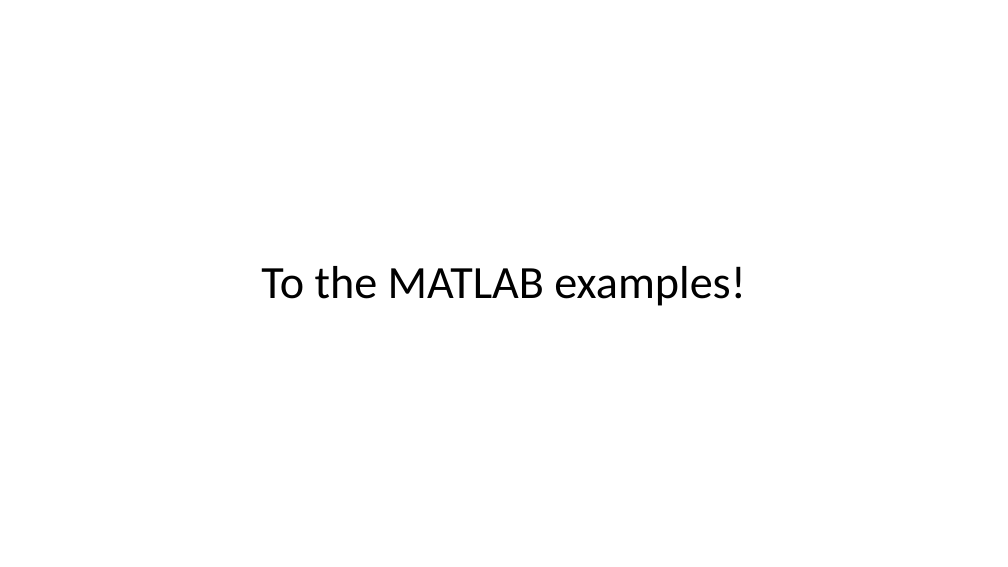
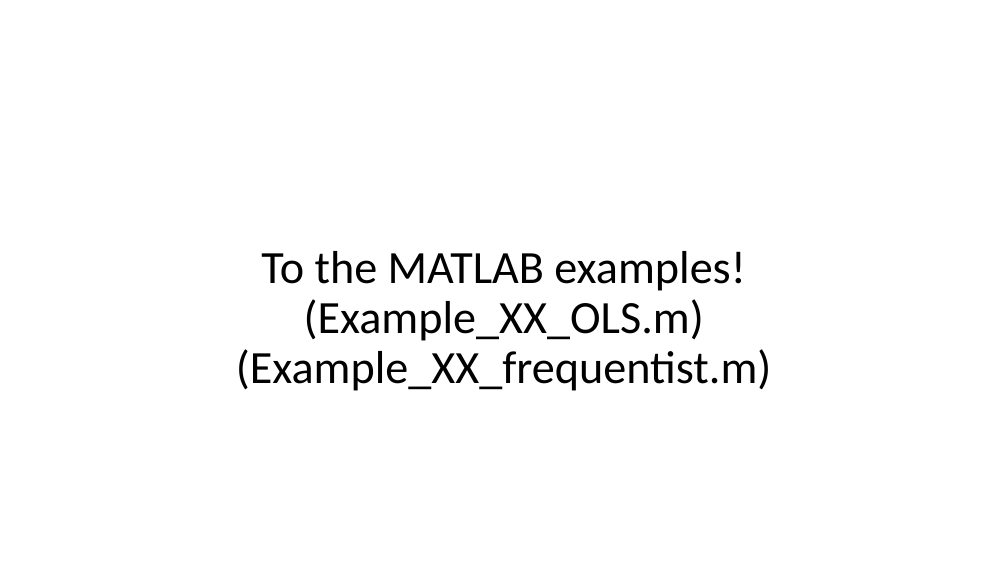
Before and after one commit to mjcolebank/UCI_CIRC_Code, a slide deck: slide 26 of InverseProblems_MATLAB_8_16_23/Slides_InverseProblems.pptx (slide 25 before the commit). Drawn at 1008x567 pixels with LibreOffice and Linux fonts; fonts in the diff are those of the drawing. Boxes give left, top, right and bottom in pixels: in the first picture for what was removed or moved away, otherwise in the second. Text is boxed around its words. In the diff, an @@ line names an element or a change of style, - is before the commit and + after.

```diff
--- a/InverseProblems_MATLAB_8_16_23/Slides_InverseProblems.pptx
+++ b/InverseProblems_MATLAB_8_16_23/Slides_InverseProblems.pptx
@@ title at <box>236,251,772,391</box>: text changed @@
-To the MATLAB examples!
+To the MATLAB examples!
+(Example_XX_OLS.m)
+(Example_XX_frequentist.m)
```
Also in this commit, not shown: 7 other slides changed, 8 slides added, 5 other files.
